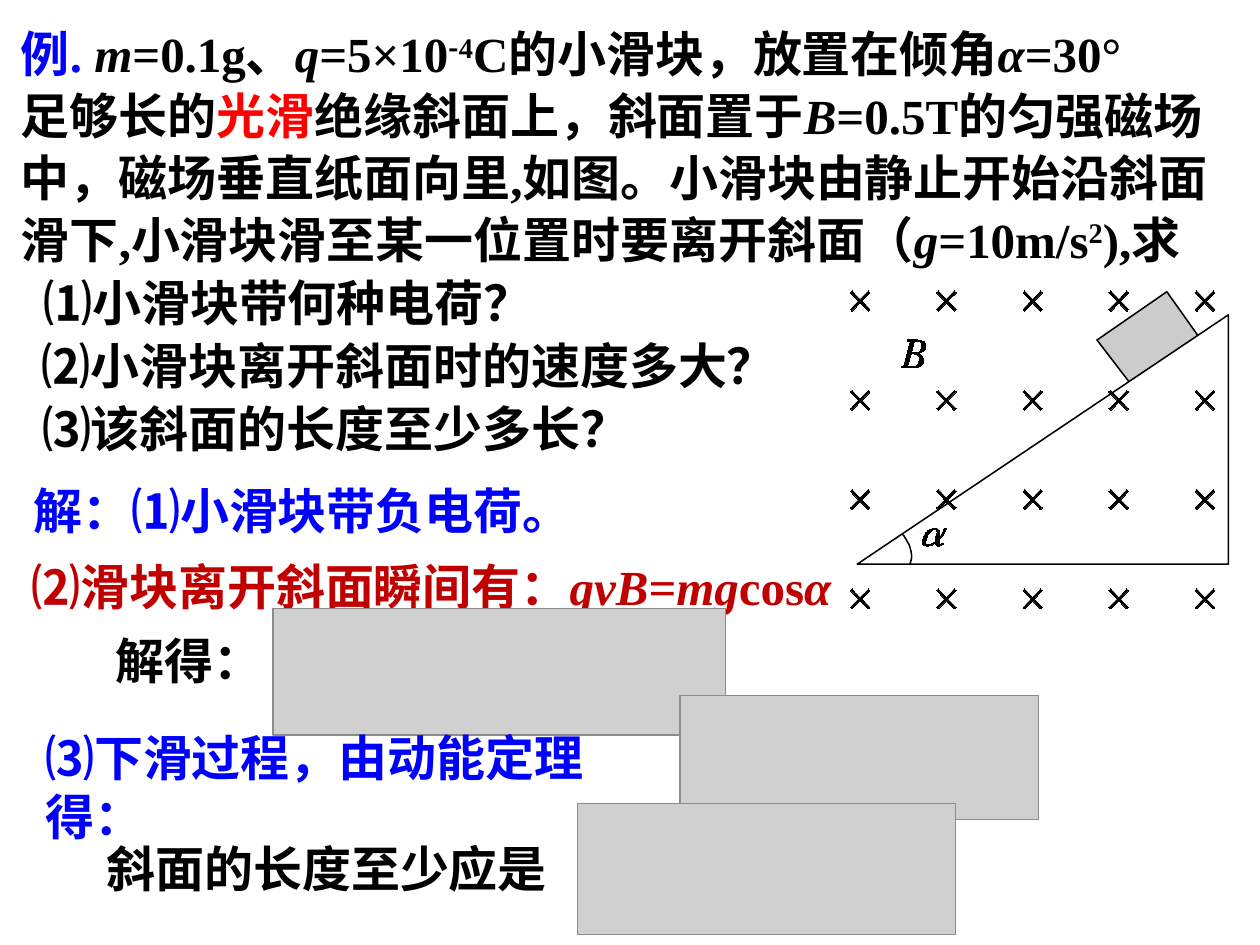
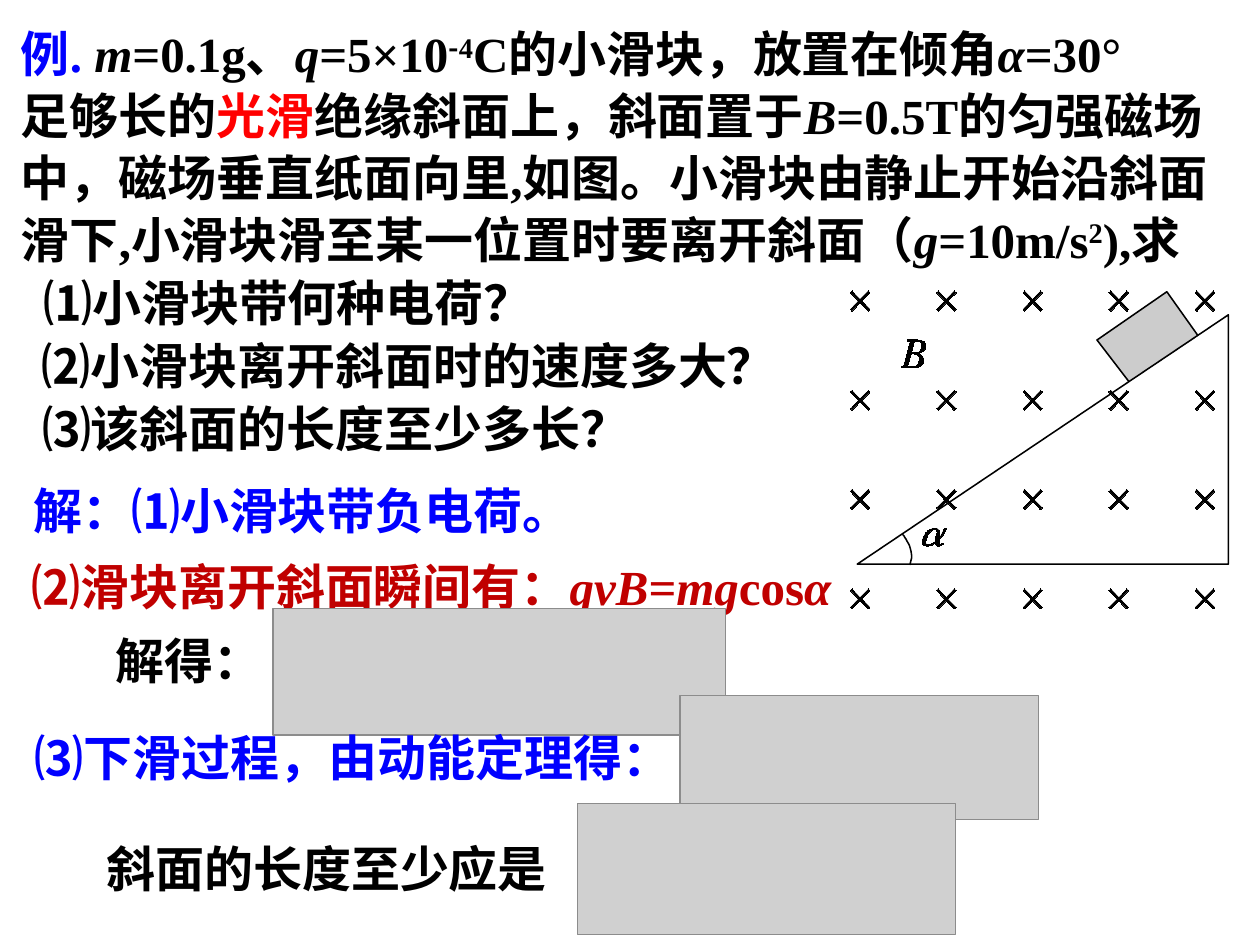
Before and after one commit to saddestboy/wuli2, a slide deck: slide 31 of 3.6 带电粒子在匀强磁场中的运动/3.6b 带电粒子在匀强磁场中的运动 （习题课）.ppt (slide 27 before the commit). Drawn at 1260x945 pixels with LibreOffice and Linux fonts; fonts in the diff are those of the drawing; grey boxes stand for pictures. Boxes give left, top, right and bottom in pixels: in the first picture for what was removed or moved away, otherwise in the second. Text is boxed around its words. In the diff, an @@ line names an element or a change of style, - is before the commit and + after.

```diff
--- a/3.6 带电粒子在匀强磁场中的运动/3.6b 带电粒子在匀强磁场中的运动 （习题课）.ppt
+++ b/3.6 带电粒子在匀强磁场中的运动/3.6b 带电粒子在匀强磁场中的运动 （习题课）.ppt
@@ text "⑶下滑过程，由动能定理得：" rewrapped from box(45, 727, 583, 783) to box(35, 727, 671, 783) @@
```
Also in this commit, not shown: 21 other slides changed, 6 slides added, 5 slides removed.
